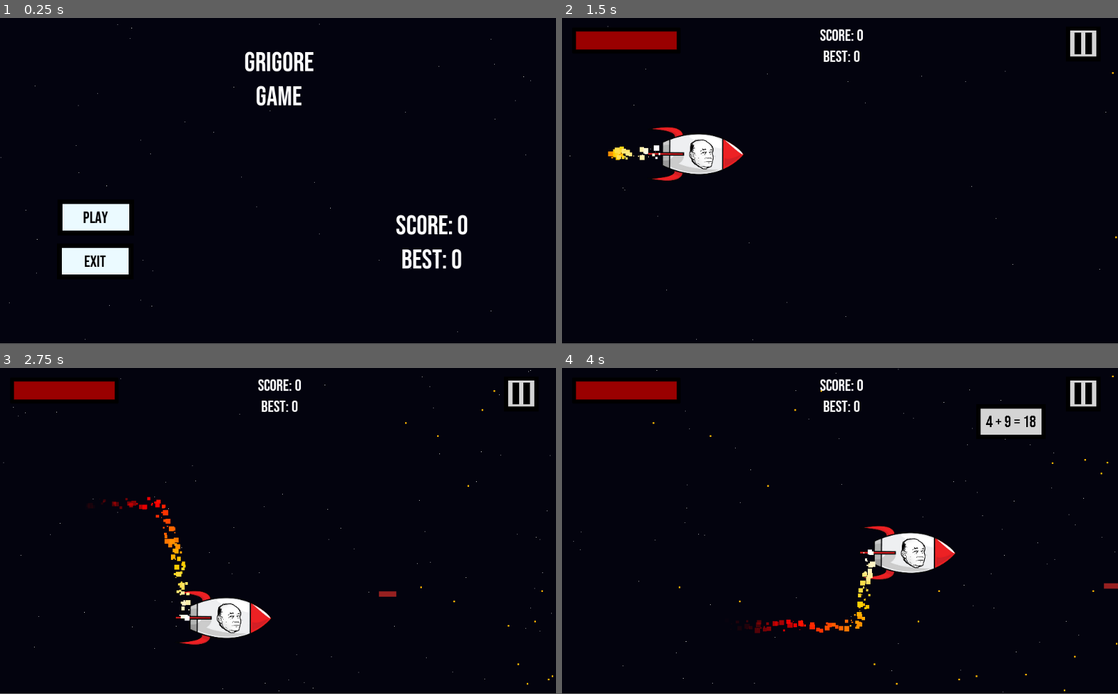
Above: before the commit, frames 1-4 (two rows, left to right).
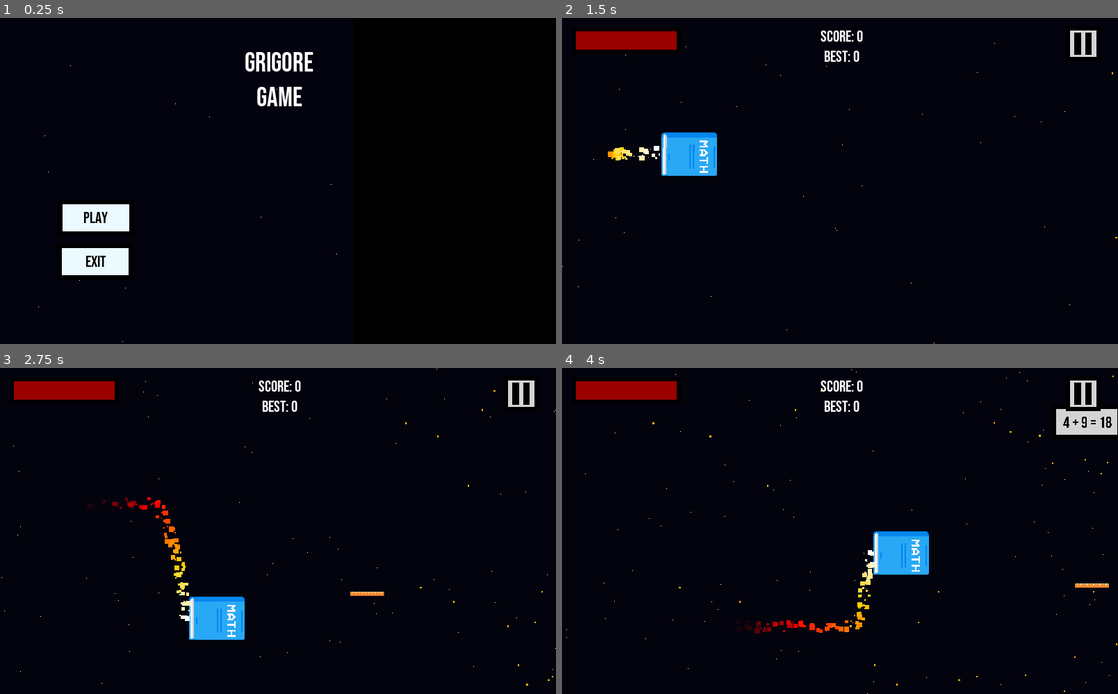
Above: after the commit, the same moments.

Repository: MarinMario/grigore-game-for-school
Game: Godot game, scene res://menu/main_menu.tscn
Same seed, same stepped clock (60 frames per second), same inputs: the game is played once before the commit and once after it.
Inputs:
- Up to frame 1 (0.25 s): no input
- Up to frame 2 (1.5 s): click "PLAY" at 0.5 s; tap Enter (ui_accept) at 1.25 s; hold Right (ui_right) from 1.28 s (still down); hold Enter (ui_accept) from 1.28 s (still down)
- Up to frame 3 (2.75 s): release Right (ui_right) at 2.03 s; release Enter (ui_accept) at 2.03 s; hold Down (ui_down) from 2.03 s (still down); tap Enter (ui_accept) at 2.1, 2.27, 2.57 s
- Up to frame 4 (4 s): release Down (ui_down) at 2.78 s; hold Right (ui_right) 2.78-3.53 s; hold Enter (ui_accept) 2.78-3.53 s; hold Up (ui_up) from 3.53 s (still down); tap Enter (ui_accept) at 3.6, 3.77 s
In our replay, the window is 800x468 before the commit and 800x469 after it. These sizes can differ from the game's own. Grey fills any space a smaller window leaves; there, only what the larger window draws over its background counts as a difference.

The runs differ from the first frame. In frame 1, 1.6% of the frame differs, in the area x 0-96%, y 1-100%; in frame 2, 2.2%; in frame 3, 2.5%; in frame 4, 4.1%, in the area x 0-100%, y 0-100%.

Commit message:
finished

Diff:
--- a/Grigore Game/bullet/bullet.gd
+++ b/Grigore Game/bullet/bullet.gd
@@ -15,4 +15,4 @@
 
 func disable_c():
 	$CollisionShape2D.disabled = true
-	$ColorRect.visible = false
+	$Sprite.visible = false
--- a/Grigore Game/bullet/bullet.tscn
+++ b/Grigore Game/bullet/bullet.tscn
@@ -1,9 +1,10 @@
-[gd_scene load_steps=3 format=2]
+[gd_scene load_steps=4 format=2]
 
 [ext_resource path="res://bullet/bullet.gd" type="Script" id=1]
+[ext_resource path="res://bullet/bullet.png" type="Texture" id=2]
 
 [sub_resource type="RectangleShape2D" id=1]
-extents = Vector2( 16.2833, 4.99747 )
+extents = Vector2( 31.363, 4.08295 )
 
 [node name="bullet" type="Area2D"]
 collision_layer = 2
@@ -14,10 +15,8 @@
 position = Vector2( -0.225933, 0 )
 shape = SubResource( 1 )
 
-[node name="ColorRect" type="ColorRect" parent="."]
-margin_left = -16.0
-margin_top = -5.0
-margin_right = 16.0
-margin_bottom = 5.0
-color = Color( 0.592157, 0.12549, 0.12549, 1 )
+[node name="Sprite" type="Sprite" parent="."]
+rotation = 1.5708
+scale = Vector2( 0.05, 0.05 )
+texture = ExtResource( 2 )
 [connection signal="area_entered" from="." to="." method="_on_bullet_area_entered"]
--- a/Grigore Game/enemy/enemy.gd
+++ b/Grigore Game/enemy/enemy.gd
@@ -35,9 +35,11 @@
 	if type == "bad":
 		global.score += 1
 		spawn_score_feedback("+")
+		global.get_node("correct").play()
 	else:
 		global.score -= 1
 		spawn_score_feedback("-")
+		global.get_node("wrong").play()
 
 
 	if global.score < 0: global.score = 0
--- a/Grigore Game/global/global.tscn
+++ b/Grigore Game/global/global.tscn
@@ -1,6 +1,24 @@
-[gd_scene load_steps=2 format=2]
+[gd_scene load_steps=6 format=2]
 
 [ext_resource path="res://global/global.gd" type="Script" id=1]
+[ext_resource path="res://world/correct.wav" type="AudioStream" id=2]
+[ext_resource path="res://world/wrong.wav" type="AudioStream" id=3]
+[ext_resource path="res://world/laser.wav" type="AudioStream" id=4]
+[ext_resource path="res://world/bensound-epic.wav" type="AudioStream" id=5]
 
 [node name="global" type="Node2D"]
+pause_mode = 2
 script = ExtResource( 1 )
+
+[node name="correct" type="AudioStreamPlayer2D" parent="."]
+stream = ExtResource( 2 )
+
+[node name="wrong" type="AudioStreamPlayer2D" parent="."]
+stream = ExtResource( 3 )
+
+[node name="laser" type="AudioStreamPlayer2D" parent="."]
+stream = ExtResource( 4 )
+
+[node name="music" type="AudioStreamPlayer2D" parent="."]
+stream = ExtResource( 5 )
+autoplay = true
--- a/Grigore Game/menu/main_menu.tscn
+++ b/Grigore Game/menu/main_menu.tscn
@@ -53,10 +53,10 @@
 color = Color( 0.0117647, 0.0117647, 0.0588235, 1 )
 
 [node name="CPUParticles2D" type="CPUParticles2D" parent="."]
-position = Vector2( 483.497, 300.027 )
+position = Vector2( 494.29, 302.186 )
 amount = 200
 emission_shape = 2
-emission_rect_extents = Vector2( 500, 300 )
+emission_rect_extents = Vector2( 600, 400 )
 gravity = Vector2( 0, 0 )
 
 [node name="title" type="Label" parent="."]
@@ -98,7 +98,6 @@
 txt = "EXIT"
 
 [node name="bloc" type="ColorRect" parent="."]
-visible = false
 margin_left = -69.6931
 margin_top = -87.0961
 margin_right = 1137.31
--- a/Grigore Game/player/player.gd
+++ b/Grigore Game/player/player.gd
@@ -34,6 +34,7 @@
 
 
 func shoot():
+	global.get_node("laser").play()
 	var bullet = global.BULLET.instance()
 	bullet.global_position = $shoot_point.global_position
 	get_parent().add_child(bullet)
--- a/Grigore Game/player/player.tscn
+++ b/Grigore Game/player/player.tscn
@@ -5,7 +5,7 @@
 [ext_resource path="res://player/player_stats.tscn" type="PackedScene" id=3]
 
 [sub_resource type="RectangleShape2D" id=1]
-extents = Vector2( 59.6818, 27.4887 )
+extents = Vector2( 49.6916, 38.9524 )
 
 [sub_resource type="Gradient" id=2]
 offsets = PoolRealArray( 0, 0.305019, 0.718147, 0.992278 )
@@ -15,7 +15,7 @@
 script = ExtResource( 1 )
 
 [node name="CollisionShape2D" type="CollisionShape2D" parent="."]
-position = Vector2( 16.2108, 2.16144 )
+position = Vector2( -0.805939, 1.53119 )
 shape = SubResource( 1 )
 
 [node name="Sprite" type="Sprite" parent="."]
@@ -24,7 +24,7 @@
 texture = ExtResource( 2 )
 
 [node name="shoot_point" type="Position2D" parent="."]
-position = Vector2( 90.7804, 1.62106 )
+position = Vector2( 52.9655, 0.360566 )
 
 [node name="player_stats" parent="." instance=ExtResource( 3 )]
 
--- a/Grigore Game/project.godot
+++ b/Grigore Game/project.godot
@@ -17,6 +17,9 @@
 
 config/name="Grigore Game"
 run/main_scene="res://menu/main_menu.tscn"
+boot_splash/image="res://player/player.png"
+boot_splash/fullsize=false
+boot_splash/bg_color=Color( 0, 0, 0, 1 )
 config/icon="res://icon.png"
 
 [autoload]
@@ -25,8 +28,7 @@
 
 [display]
 
-window/stretch/mode="viewport"
-window/stretch/aspect="keep"
+window/stretch/mode="2d"
 
 [importer_defaults]
 
--- a/Grigore Game/world/world.gd
+++ b/Grigore Game/world/world.gd
@@ -1,4 +1,6 @@
 extends Node2D
+
+var spawn_rate := 2
 
 func _ready():
 	global.score = 0
@@ -9,12 +11,14 @@
 func _physics_process(delta):
 	randomize()
 	spawn_enemy_timer += delta
-	if spawn_enemy_timer > 2:
+	if spawn_enemy_timer > spawn_rate:
 		spawn_enemy_timer = 0
 		spawn_enemy()
 
 	if global.score > global.best:
 		global.best = global.score
+
+	global.enemy_speed = (global.score+10) * 25
 
 
 func spawn_enemy():
--- a/Grigore Game/world/world.tscn
+++ b/Grigore Game/world/world.tscn
@@ -47,10 +47,10 @@
 color = Color( 0.0117647, 0.0117647, 0.054902, 1 )
 
 [node name="CPUParticles2D" type="CPUParticles2D" parent="."]
-position = Vector2( 71.2296, 226.639 )
+position = Vector2( 479.181, 300.028 )
 amount = 200
 emission_shape = 2
-emission_rect_extents = Vector2( 1000, 400 )
+emission_rect_extents = Vector2( 600, 400 )
 gravity = Vector2( 0, 0 )
 
 [node name="CPUParticles2D2" type="CPUParticles2D" parent="."]
@@ -67,7 +67,6 @@
 layer = 2
 
 [node name="ColorRect" type="ColorRect" parent="CanvasLayer"]
-visible = false
 margin_left = -10.0
 margin_top = -14.573
 margin_right = 1031.0
Binary file added: Grigore Game/bullet/bullet.png
Binary file changed: Grigore Game/icon.png
Binary file changed: Grigore Game/player/player.png
Not shown, added: Grigore Game/world/bensound-epic.wav.import
Not shown, added: Grigore Game/world/correct.wav.import
Not shown, added: Grigore Game/world/laser.wav.import
Not shown, added: Grigore Game/world/wrong.wav.import
Not shown, added: Grigore Game/world/bensound-epic.wav
Not shown, added: Grigore Game/world/correct.wav
Not shown, added: Grigore Game/world/laser.wav
Not shown, added: Grigore Game/world/wrong.wav
